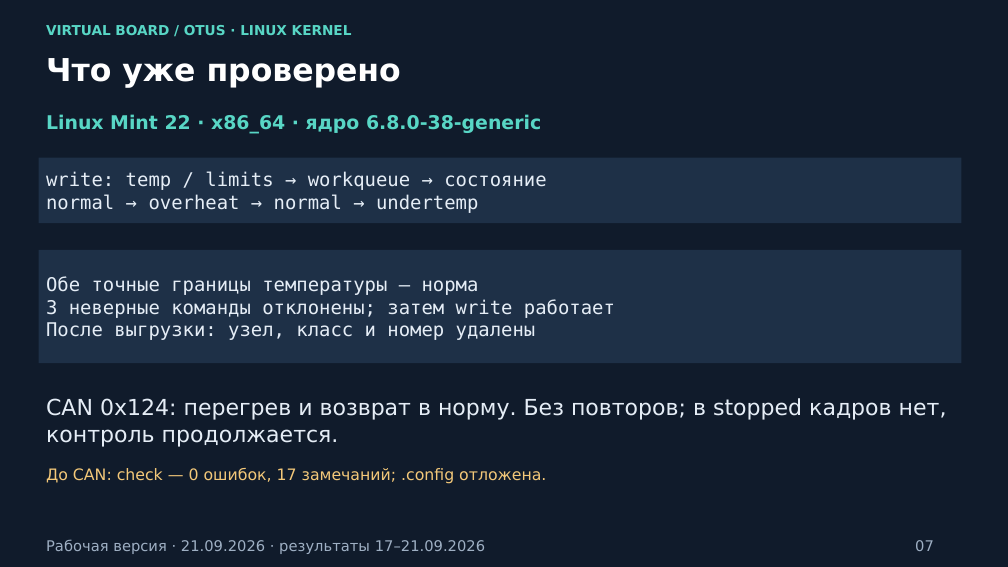
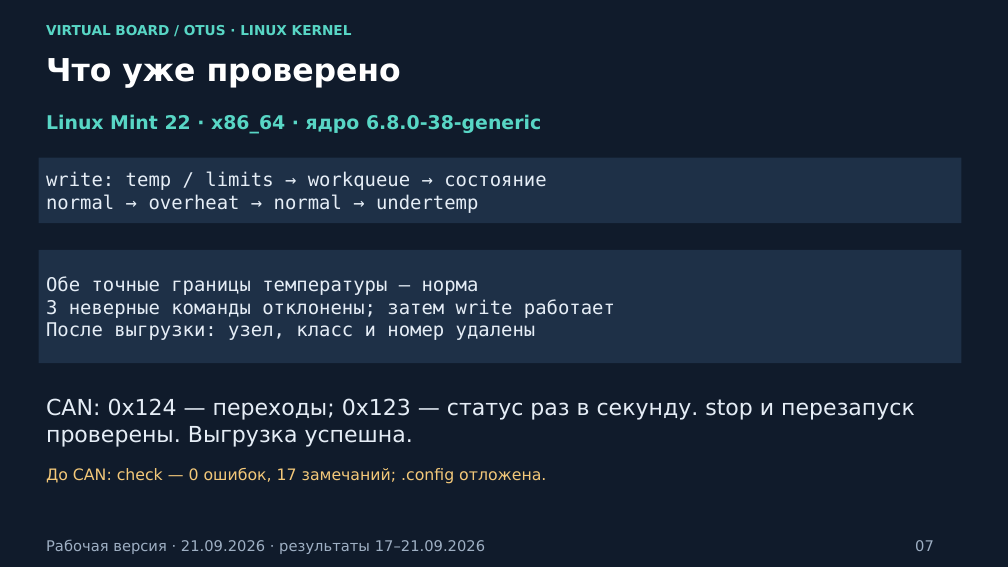
Before and after one commit to andrey-yunin/virtual-board, a slide deck: slide 7 of docs/presentation/virtual_board.pptx. Drawn at 1008x567 pixels with LibreOffice and Linux fonts; fonts in the diff are those of the drawing. Boxes give left, top, right and bottom in pixels: in the first picture for what was removed or moved away, otherwise in the second. Text is boxed around its words. In the diff, an @@ line names an element or a change of style, - is before the commit and + after.

Commit message:
Add hrtimer-based periodic CAN status transmission
 - Send status frames 0x123 through the ordered workqueue
 - Start and cancel the timer with start/stop commands
 - Cancel the timer before destroying the workqueue
 - Verify one-second transmission, stop, restart and unload
 - Update documentation and presentation with test results

```diff
--- a/docs/presentation/virtual_board.pptx
+++ b/docs/presentation/virtual_board.pptx
@@ text at bbox=[46, 398, 915, 447]: text changed @@
-CAN 0x124: перегрев и возврат в норму. Без повторов; в stopped кадров нет, контроль продолжается.
+CAN: 0x124 — переходы; 0x123 — статус раз в секунду. stop и перезапуск проверены. Выгрузка успешна.
```
Also in this commit, not shown: 2 other slides changed, 9 other files.
